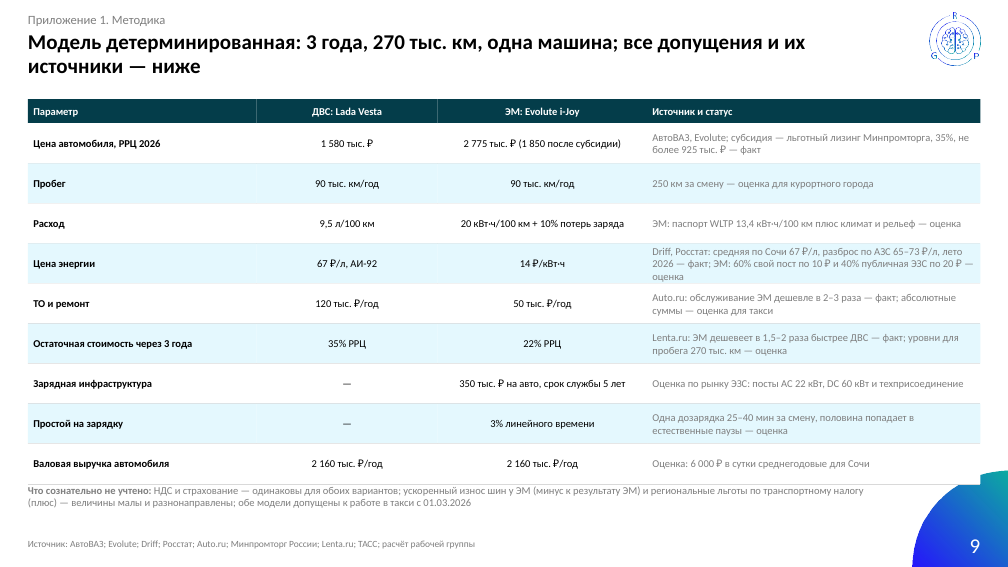
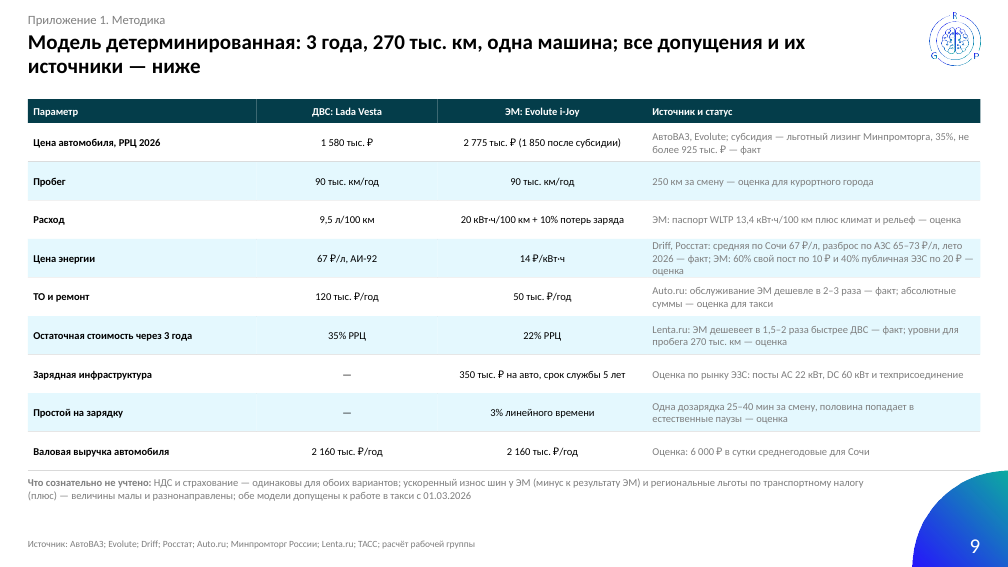
Before and after one commit to caesart966-web/first_reposirtory, a slide deck: slide 9 of taxi-ev-sochi/output/Электромобили_в_таксопарке_Сочи.pptx. Drawn at 1008x567 pixels with LibreOffice and Linux fonts; fonts in the diff are those of the drawing. Boxes give left, top, right and bottom in pixels: in the first picture for what was removed or moved away, otherwise in the second. Text is boxed around its words. In the diff, an @@ line names an element or a change of style, - is before the commit and + after.

```diff
--- a/taxi-ev-sochi/output/Электромобили_в_таксопарке_Сочи.pptx
+++ b/taxi-ev-sochi/output/Электромобили_в_таксопарке_Сочи.pptx
@@ 12 rectangles, 3 lines: place and size @@
-12 rectangles, 3 lines at (28,203,981,324)
+12 rectangles, 3 lines at (28,200,981,316)
@@ 16 rectangles, 4 lines, 1 text: place and size @@
-16 rectangles, 4 lines, 1 text at (28,324,981,508)
+16 rectangles, 4 lines, 1 text at (28,316,981,501)
@@ line moved from (28, 484) - (981, 484) to (28, 470) - (981, 470) @@
```
Also in this commit, not shown: 3 other slides changed, 5 other files.
